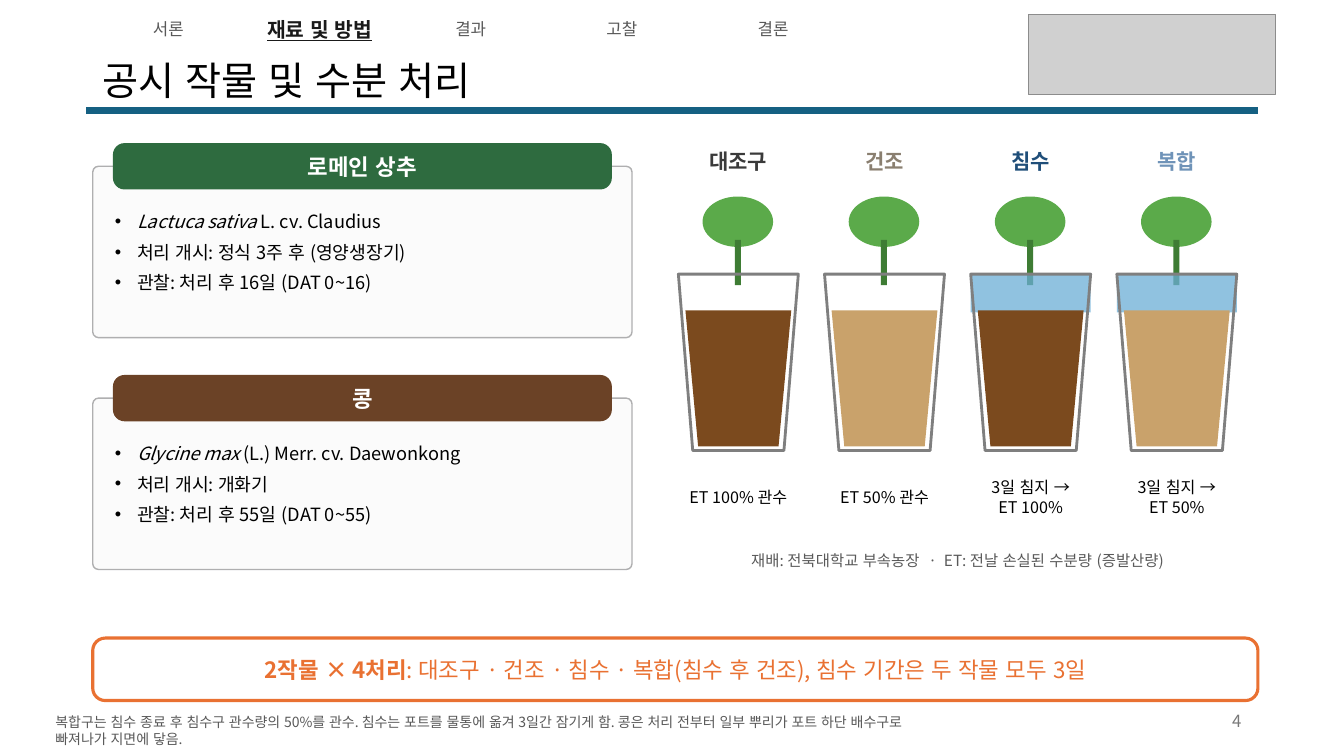
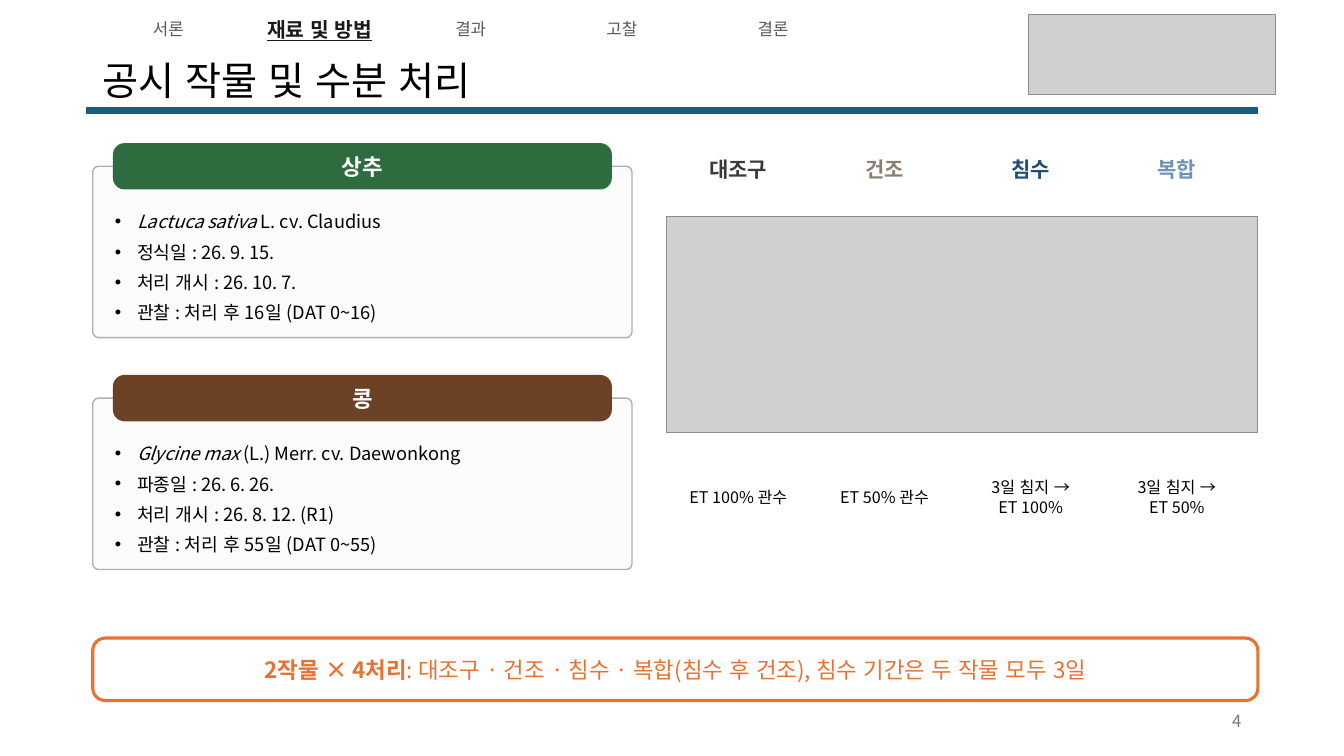
Before and after one commit to YunJM20/-, a slide deck: slide 4 of 구두발표_콩vs로메인상추_v6.pptx. Drawn at 1344x756 pixels with LibreOffice and Linux fonts; fonts in the diff are those of the drawing; grey boxes stand for pictures. Boxes give left, top, right and bottom in pixels: in the first picture for what was removed or moved away, otherwise in the second. Text is boxed around its words. In the diff, an @@ line names an element or a change of style, - is before the commit and + after.

```diff
--- a/구두발표_콩vs로메인상추_v6.pptx
+++ b/구두발표_콩vs로메인상추_v6.pptx
@@ 4 texts: place and size @@
-4 texts at (709,151,1197,171)
+4 texts at (709,159,1197,179)
@@ text in rounded rectangle at (342,156,383,177): text changed @@
-로메인 상추
+상추
@@ ellipse removed at (703,197,773,247) @@
@@ ellipse removed at (849,197,920,247) @@
@@ ellipse removed at (995,197,1066,247) @@
@@ ellipse removed at (1141,197,1212,247) @@
@@ picture added at (666,217,1258,433) @@
@@ text at (137,244,376,323): text changed @@
-• 처리 개시: 정식 3주 후 (영양생장기)
-• 관찰: 처리 후 16일 (DAT 0~16)
+• 정식일 : 26. 9. 15.
+• 처리 개시 : 26. 10. 7.
+• 관찰 : 처리 후 16일 (DAT 0~16)
@@ rectangle removed at (735,240,741,285) @@
@@ rectangle removed at (881,240,887,285) @@
@@ rectangle removed at (1027,240,1033,285) @@
@@ rectangle removed at (1174,240,1180,285) @@
@@ trapezoid removed at (679,274,799,451) @@
@@ trapezoid removed at (825,274,945,451) @@
@@ rectangle removed at (971,274,1091,313) @@
@@ trapezoid removed at (971,274,1091,451) @@
@@ rectangle removed at (1117,274,1237,313) @@
@@ trapezoid removed at (1117,274,1237,451) @@
@@ trapezoid removed at (686,311,791,447) @@
@@ trapezoid removed at (832,311,938,447) @@
@@ trapezoid removed at (978,311,1084,447) @@
@@ trapezoid removed at (1124,311,1230,447) @@
@@ text at (137,476,376,555): text changed @@
-• 처리 개시: 개화기
-• 관찰: 처리 후 55일 (DAT 0~55)
+• 파종일 : 26. 6. 26.
+• 처리 개시 : 26. 8. 12. (R1)
+• 관찰 : 처리 후 55일 (DAT 0~55)
@@ text removed at (751,553,1164,569) @@
-재배: 전북대학교 부속농장 · ET: 전날 손실된 수분량 (증발산량)
@@ text removed at (55,715,902,745) @@
-복합구는 침수 종료 후 침수구 관수량의 50%를 관수. 침수는 포트를 물통에 옮겨 3일간 잠기게 함. 콩은 처리 전부터 일부 뿌리가 포트 하단 배수구로 빠져나가 지면에 닿음.
```
Also in this commit, not shown: 21 other slides changed.
